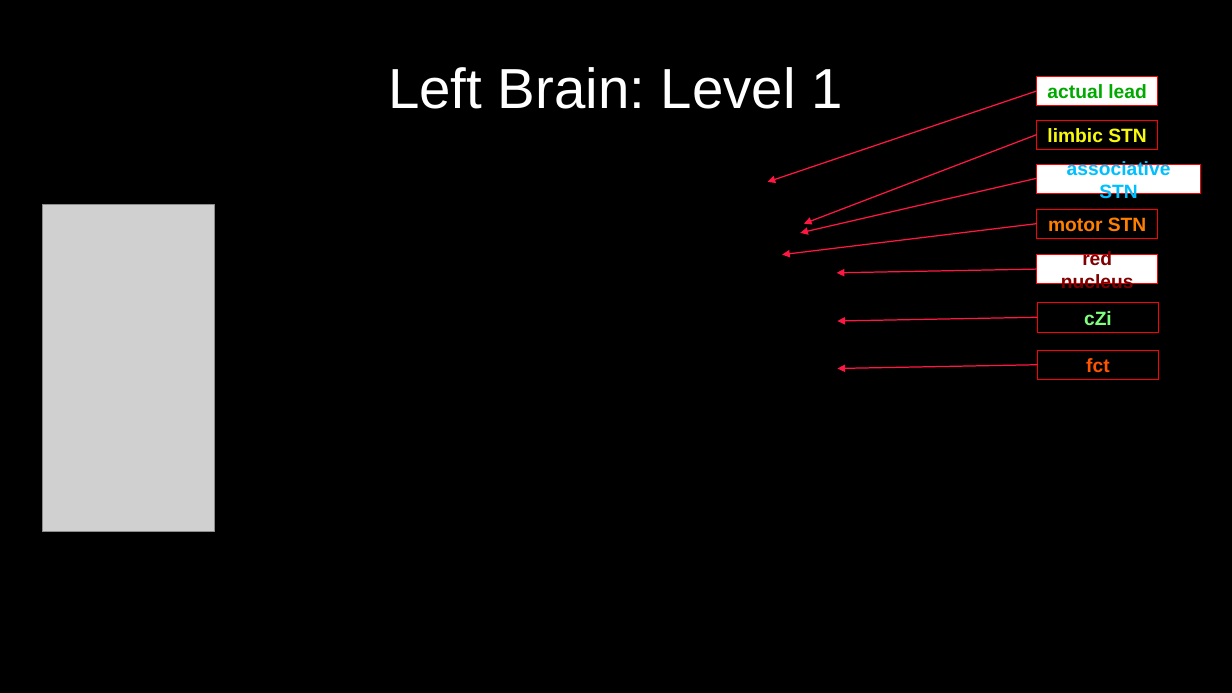
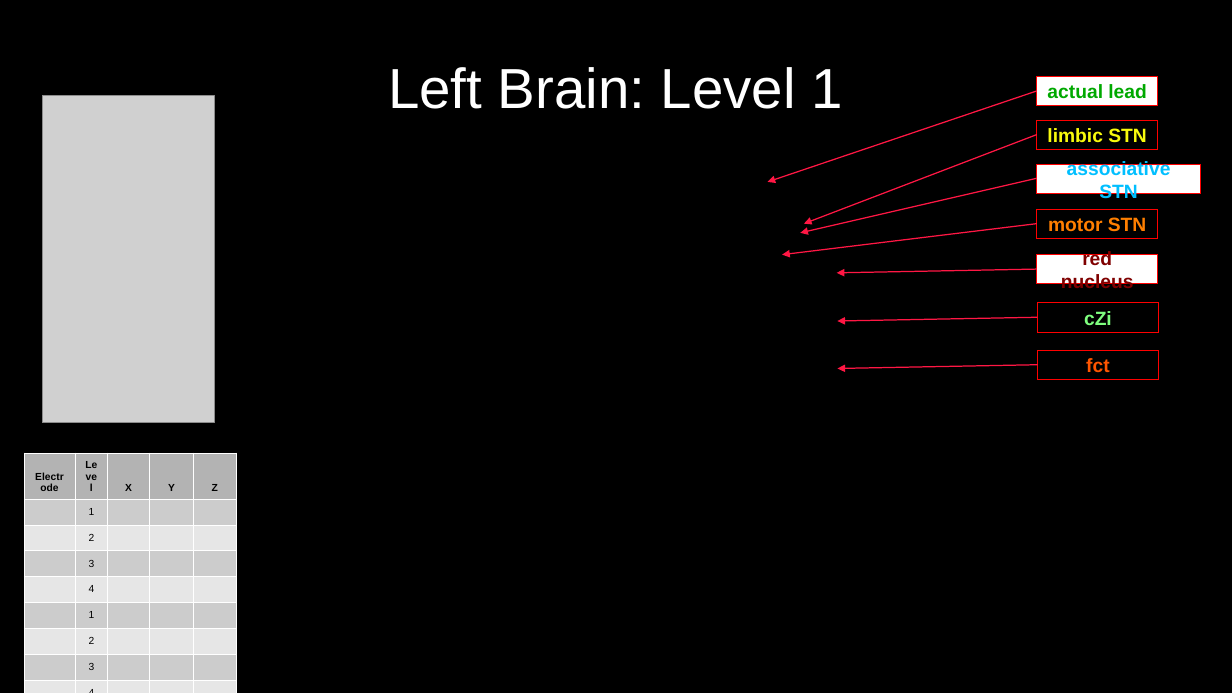
Before and after one commit to greydongilmore/clinical_dicom2bids_smk, a slide deck: slide 2 of resources/bsci_nonlin_reconstructions.odp (slide 4 before the commit). Drawn at 1232x693 pixels with LibreOffice and Linux fonts; fonts in the diff are those of the drawing; grey boxes stand for pictures. Boxes give left, top, right and bottom in pixels: in the first picture for what was removed or moved away, otherwise in the second. Text is boxed around its words. In the diff, an @@ line names an element or a change of style, - is before the commit and + after.

```diff
--- a/resources/bsci_nonlin_reconstructions.odp
+++ b/resources/bsci_nonlin_reconstructions.odp
@@ picture: place and size @@
-picture at bbox=[43, 204, 214, 531]
+picture at bbox=[43, 95, 214, 422]
@@ table added at bbox=[24, 453, 237, 674], 9 rows, 5 columns @@
+Electrode | Level | X | Y | Z
+ | 1 |  |  | 
+ | 2 |  |  | 
+ | 3 |  |  | 
+ | 4 |  |  | 
+ | 1 |  |  | 
+ | 2 |  |  | 
+ | 3 |  |  | 
+ | 4 |  |  | 
```
Also in this commit, not shown: 9 other slides changed, 2 slides removed, 3 other files.
